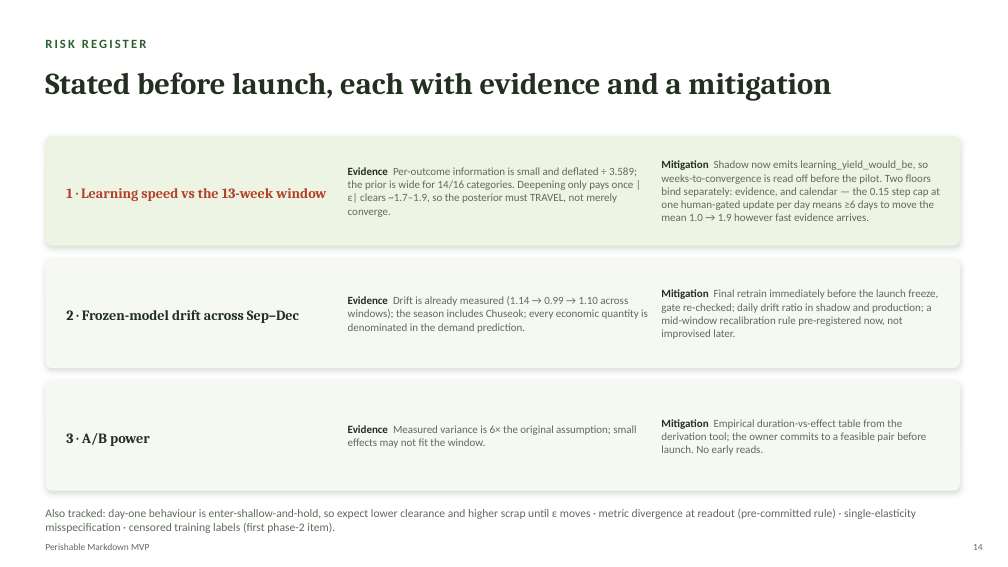
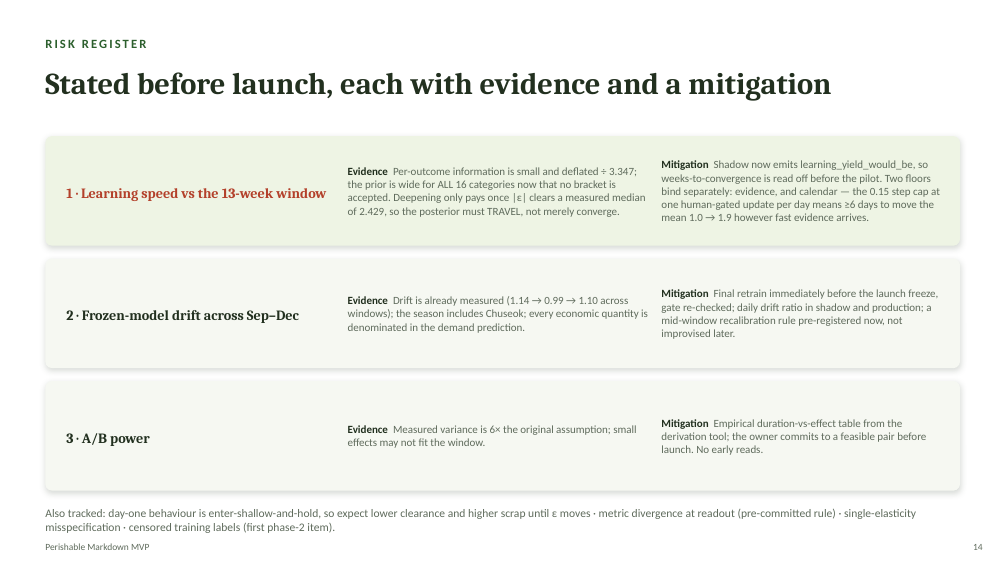
Before and after one commit to Kamalyunus/fresh-markdown, a slide deck: slide 14 of docs/perishable_markdown_tech_deck.pptx. Drawn at 1008x567 pixels with LibreOffice and Linux fonts; fonts in the diff are those of the drawing. Boxes give left, top, right and bottom in pixels: in the first picture for what was removed or moved away, otherwise in the second. Text is boxed around its words. In the diff, an @@ line names an element or a change of style, - is before the commit and + after.

```diff
--- a/docs/perishable_markdown_tech_deck.pptx
+++ b/docs/perishable_markdown_tech_deck.pptx
@@ text at [348, 167, 645, 217]: text changed @@
-Evidence Per-outcome information is small and deflated ÷ 3.589; the prior is wide for 14/16 categories. Deepening only pays once |ε| clears ~1.7–1.9, so the posterior must TRAVEL, not merely converge.
+Evidence Per-outcome information is small and deflated ÷ 3.347; the prior is wide for ALL 16 categories now that no bracket is accepted. Deepening only pays once |ε| clears a measured median of 2.429, so the posterior must TRAVEL, not merely converge.
```
Also in this commit, not shown: 9 other slides changed, 4 other files.
